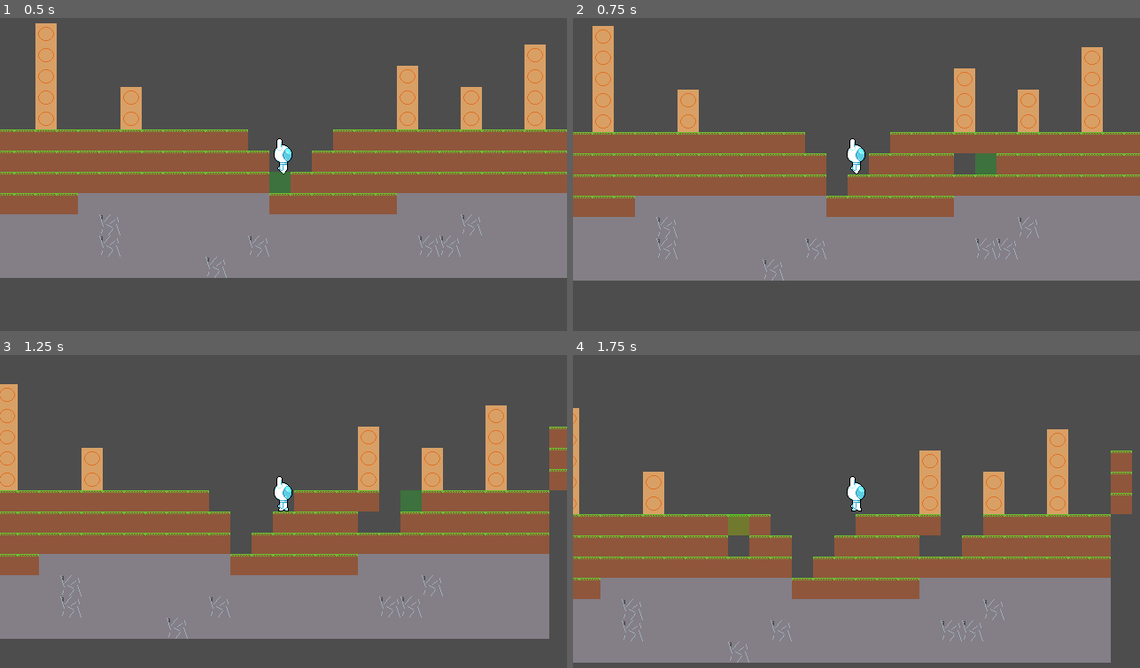
Above: before the commit, frames 1-4 (two rows, left to right).
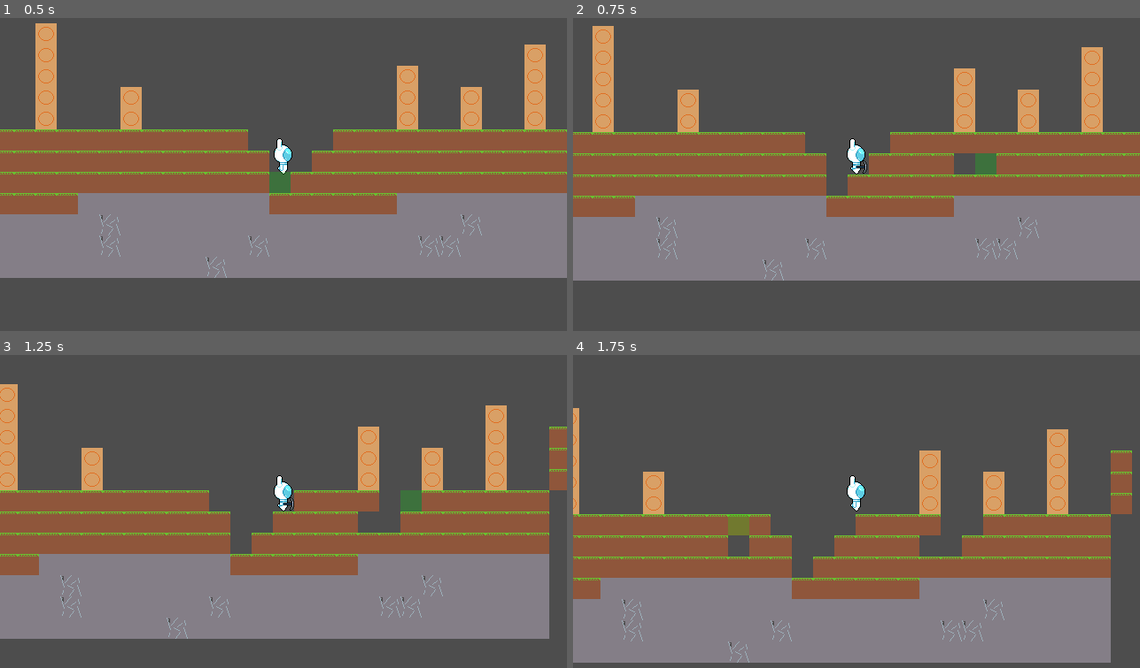
Above: after the commit, the same moments.

Repository: GriffinRio/Game-likeJam10
Game: Godot game, scene res://main.tscn
Two runs of this game, one before a commit and one after it. Both use one fixed random seed, a clock stepped at 60 frames per second and the inputs below.
Inputs (mouse positions are in pixels of both pictures, inside the frame that each line leads up to):
- Up to frame 1 (0.5 s): no input
- Up to frame 2 (0.75 s): move the mouse to (981, 158) at 0.52 s; press the mouse at (981, 158) at 0.53 s; hold D (Move_Right) from 0.53 s (still down)
- Up to frame 3 (1.25 s): keep holding D (Move_Right); tap W (Jump) at 0.77 s
- Up to frame 4 (1.75 s): keep holding D (Move_Right); move the mouse to (743, 527) at 1.27 s; release the mouse at (743, 527) at 1.28 s; click (743, 527) at 1.35 s; tap W (Jump) at 1.52 s

Frame 1 is identical in both runs. In frame 2, less than 0.1% of the frame differs, in the area x 49-52%, y 45-50%; in frame 3, 0.1%, in the area x 48-52%, y 38-50%; in frame 4, 0.1%.

Commit message:
Semi-implemented mining animation
one could say there are problems

Diff:
--- a/gameLikeJam10/Characters/player.gd
+++ b/gameLikeJam10/Characters/player.gd
@@ -22,7 +22,11 @@
 			push_error("No block to place: " + to_place.to_string())
 	# TODO: Implement item destroying blocks
 	elif(Input.is_action_pressed("Destroy")):
+		#TODO: Fix animation being a still image, make animation directional
+		_animated_sprite.play("Player_Mine")
 		destroy_block.emit()
+	elif(Input.is_action_just_released("Destroy")):
+		_animated_sprite.play("Player_Idle")
 
 # Handles player movement
 func _physics_process(delta: float) -> void:
@@ -36,8 +40,8 @@
 	var direction := Input.get_axis("Move_Left", "Move_Right")
 	if direction:
 		_animated_sprite.play("Player_Walk")
+		_animated_sprite.flip_h = (direction < 0)
 		velocity.x = direction * SPEED
-		_animated_sprite.flip_h = (direction < 0)
 	else:
 		velocity.x = move_toward(velocity.x, 0, SPEED)
 		_animated_sprite.set_frame_and_progress(4, 0)
--- a/gameLikeJam10/Characters/player.tscn
+++ b/gameLikeJam10/Characters/player.tscn
@@ -8,6 +8,10 @@
 [sub_resource type="CapsuleShape2D" id="CapsuleShape2D_sh265"]
 radius = 11.5
 height = 42.0
+
+[sub_resource type="AtlasTexture" id="AtlasTexture_7mycd"]
+atlas = ExtResource("3_vb825")
+region = Rect2(24, 0, 24, 48)
 
 [sub_resource type="AtlasTexture" id="AtlasTexture_l48on"]
 atlas = ExtResource("3_65n15")
@@ -29,10 +33,6 @@
 atlas = ExtResource("3_vb825")
 region = Rect2(0, 0, 24, 48)
 
-[sub_resource type="AtlasTexture" id="AtlasTexture_7mycd"]
-atlas = ExtResource("3_vb825")
-region = Rect2(24, 0, 24, 48)
-
 [sub_resource type="AtlasTexture" id="AtlasTexture_272bh"]
 atlas = ExtResource("3_vb825")
 region = Rect2(48, 0, 24, 48)
@@ -43,6 +43,14 @@
 
 [sub_resource type="SpriteFrames" id="SpriteFrames_65n15"]
 animations = [{
+"frames": [{
+"duration": 1.0,
+"texture": SubResource("AtlasTexture_7mycd")
+}],
+"loop": true,
+"name": &"Player_Idle",
+"speed": 5.0
+}, {
 "frames": [{
 "duration": 1.0,
 "texture": SubResource("AtlasTexture_l48on")
@@ -94,4 +102,5 @@
 [node name="AnimatedSprite2D" type="AnimatedSprite2D" parent="." unique_id=305023575]
 position = Vector2(0, -24)
 sprite_frames = SubResource("SpriteFrames_65n15")
-animation = &"Player_Walk"
+animation = &"Player_Idle"
+autoplay = "Player_Walk"
